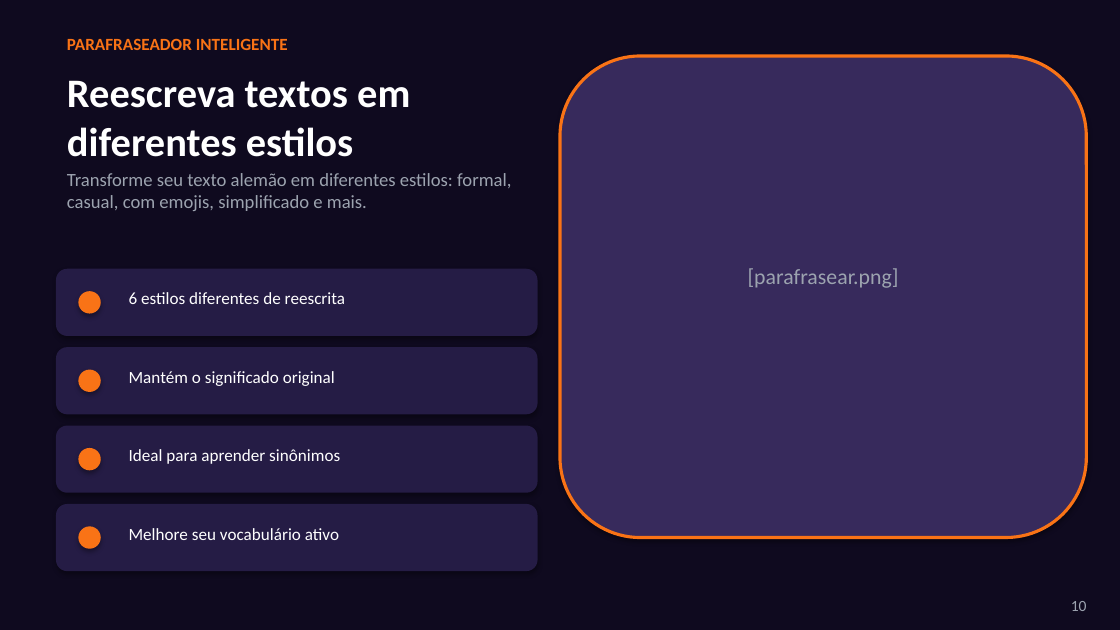
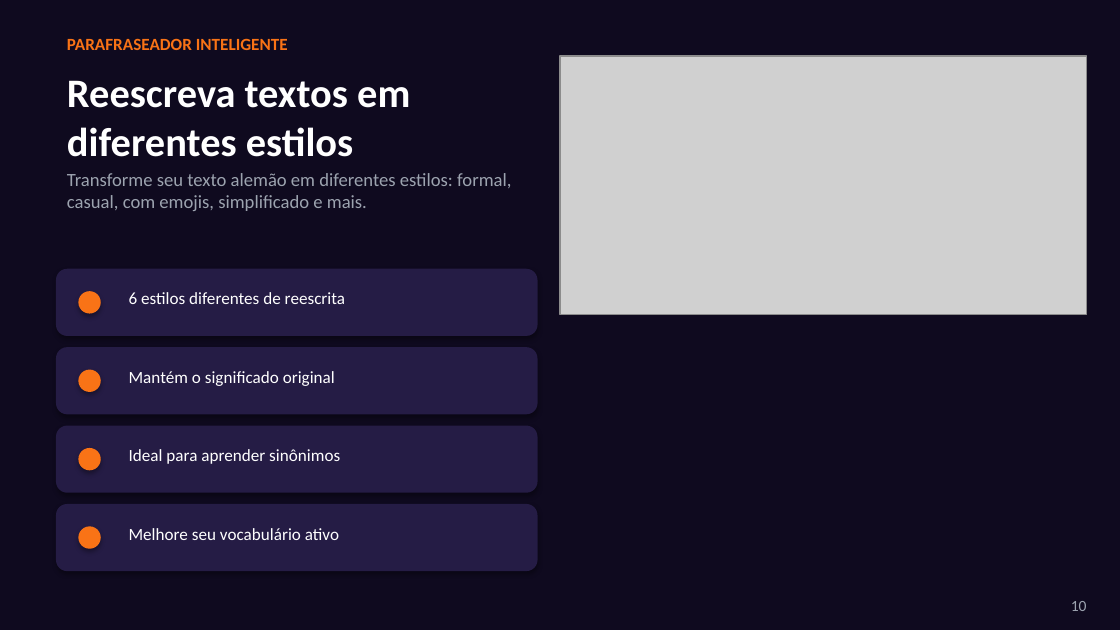
Before and after one commit to ImmoNeural/Correctmemycleverbot, a slide deck: slide 10 of CorrectMe_Apresentacao.pptx. Drawn at 1120x630 pixels with LibreOffice and Linux fonts; fonts in the diff are those of the drawing; grey boxes stand for pictures. Boxes give left, top, right and bottom in pixels: in the first picture for what was removed or moved away, otherwise in the second. Text is boxed around its words. In the diff, an @@ line names an element or a change of style, - is before the commit and + after.

```diff
--- a/CorrectMe_Apresentacao.pptx
+++ b/CorrectMe_Apresentacao.pptx
@@ rounded rectangle removed at bbox=[560, 56, 1086, 538] @@
@@ picture added at bbox=[560, 56, 1086, 315] @@
@@ text removed at bbox=[748, 268, 899, 288] @@
-[parafrasear.png]
```
Also in this commit, not shown: 2 other slides changed, 2 other files.
